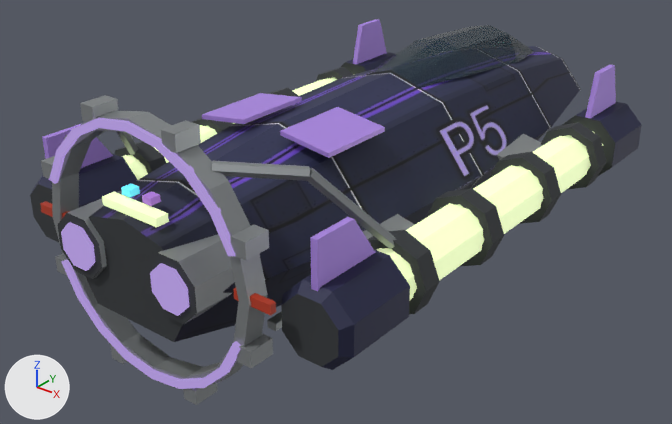
Two versions of the glTF model public/assets/garage/frames/corona.glb, one commit apart.
Camera for both pictures: a 50 mm lens placed at (4.35, -5.79, 3.2), pointed at (-0.24, -0.04, -0.37). The axes (+X, +Y, +Z) are drawn at lower left. The lights are the same throughout. The older version comes first. Where no turn or scale is listed for an object, it has been applied to the vertices. Vertices at exactly the same position are counted once.

The scene before the commit, as lines of its bpy script (objects in view):
```python
ob_airbrake_l_body = bpy.data.objects.new('airbrake_L_body', me_airbrake_l_body)
ob_airbrake_l_body.location = (-0.45, -1.2, 0.8)
ob_airbrake_r_body = bpy.data.objects.new('airbrake_R_body', me_airbrake_r_body)
ob_airbrake_r_body.location = (0.45, -1.2, 0.8)
ob_body_static = bpy.data.objects.new('body_static', me_body_static)
ob_body_static.location = (0.0, 0.0, 0.0)
ob_skids_body = bpy.data.objects.new('skids_body', me_skids_body)
ob_skids_body.location = (0.0, 0.25, -0.38)
ob_stabiliser_ring_body = bpy.data.objects.new('stabiliser_ring_body', me_stabiliser_ring_body)
ob_stabiliser_ring_body.location = (0.0, -2.3, 0.26)
# also in view: 'steering_fin_L_body' at (-1.28, 1.82, 0.57); 'elevon_L_body' at (-1.28, -1.85, 0.54); 'elevon_R_body' at (1.28, -1.85, 0.54); 'steering_fin_R_body' at (1.28, 1.82, 0.57)
```
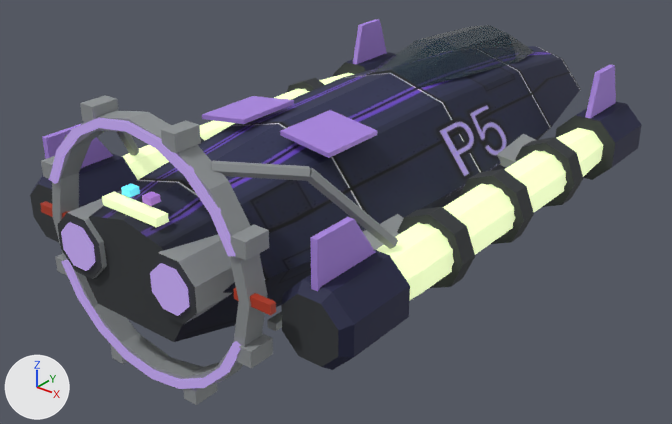
Patch to the scene script:
```diff
--- a/public/assets/garage/frames/corona.glb.py
+++ b/public/assets/garage/frames/corona.glb.py
@@ mat_frame_metal @@
 mat_frame_metal.base_color = (0.3, 0.32, 0.33)  # grey #95999b
-mat_frame_metal.metallic = 0.55
-mat_frame_metal.roughness = 0.42
+mat_frame_metal.metallic = 0.18
+mat_frame_metal.roughness = 0.65
@@ me_airbrake_l_body @@
 # used by ob_airbrake_l_body; location = (-0.45, -1.2, 0.8)
-me_airbrake_l_body.from_pydata(...)  # 8 vertices, 12 faces; spans x -0.17..0.27, y 0.0..0.65, z -0.058..0.038
+me_airbrake_l_body.from_pydata(...)  # 8 vertices, 12 faces; spans x -0.17..0.27, y 0.0..0.56, z -0.058..0.038
+# me_airbrake_l_body part 1: the whole mesh is scaled about the mesh origin by (1, 0.862, 1)
 me_airbrake_l_body.materials.append(mat_frame_accent)
@@ me_body_static @@
 # used by ob_body_static; location = (0.0, 0.0, 0.0)
-me_body_static.from_pydata(...)  # 778 vertices, 1464 faces; spans x -1.57..1.57, y -2.56..3.65, z -0.34..1.04
+me_body_static.from_pydata(...)  # 714 vertices, 1336 faces; spans x -1.57..1.57, y -2.56..3.65, z -0.34..1.04
+# me_body_static part 2: the loose piece of 32 vertices spanning x -1.57..-0.99, y 0.37..0.53, z -0.17..0.41 is moved by (0.0, 0.4, 0.0)
+# me_body_static part 3: the loose piece of 32 vertices spanning x -1.57..-0.99, y -0.53..-0.37, z -0.17..0.41 is moved by (0.0, 0.45, 0.0)
+# me_body_static part 4: the loose piece of 32 vertices spanning x -1.57..-0.99, y -1.38..-1.22, z -0.17..0.41 is moved by (0.0, 0.45, 0.0)
+# me_body_static part 5: the loose piece of 32 vertices spanning x 0.99..1.57, y 0.37..0.53, z -0.17..0.41 is moved by (0.0, 0.4, 0.0)
+# me_body_static part 6: the loose piece of 32 vertices spanning x 0.99..1.57, y -0.53..-0.37, z -0.17..0.41 is moved by (0.0, 0.45, 0.0)
+# me_body_static part 7: the loose piece of 32 vertices spanning x 0.99..1.57, y -1.38..-1.22, z -0.17..0.41 is moved by (0.0, 0.45, 0.0)
+# me_body_static part 8: the loose piece of 32 vertices spanning x -1.57..-0.99, y 1.22..1.38, z -0.17..0.41 is deleted
+# me_body_static part 9: the loose piece of 32 vertices spanning x 0.99..1.57, y 1.22..1.38, z -0.17..0.41 is deleted
 me_body_static.materials.append(mat_frame_trim)
```

Changed parts and their boxes [x1, y1, x2, y2] in the pictures (672 x 424 px; the box of a moved part takes in the faces that stretch with it):
'body_static', surface changed, reshaped: [30, 25, 642, 370] in both
'airbrake_L_body', moved, rescaled (8% narrower, 9% shorter): before [202, 93, 302, 124]; after [202, 96, 294, 124]
part 2 of me_body_static, moved or reshaped: before [268, 88, 298, 97]; after [287, 78, 324, 92]
part 3 of me_body_static, moved or reshaped (not visible afterwards): before [192, 118, 233, 133]
part 4 of me_body_static, moved or reshaped (mostly hidden afterwards): before [115, 141, 166, 174]; after [200, 137, 204, 143]
part 5 of me_body_static, moved or reshaped: before [489, 151, 561, 224]; after [515, 137, 583, 207]
part 6 of me_body_static, moved or reshaped: before [426, 188, 504, 266]; after [459, 169, 534, 244]
part 7 of me_body_static, moved or reshaped: before [367, 230, 440, 314]; after [397, 207, 475, 288]
part 8 of me_body_static, deleted: before [316, 67, 354, 81]
part 9 of me_body_static, deleted: before [541, 122, 607, 190]
